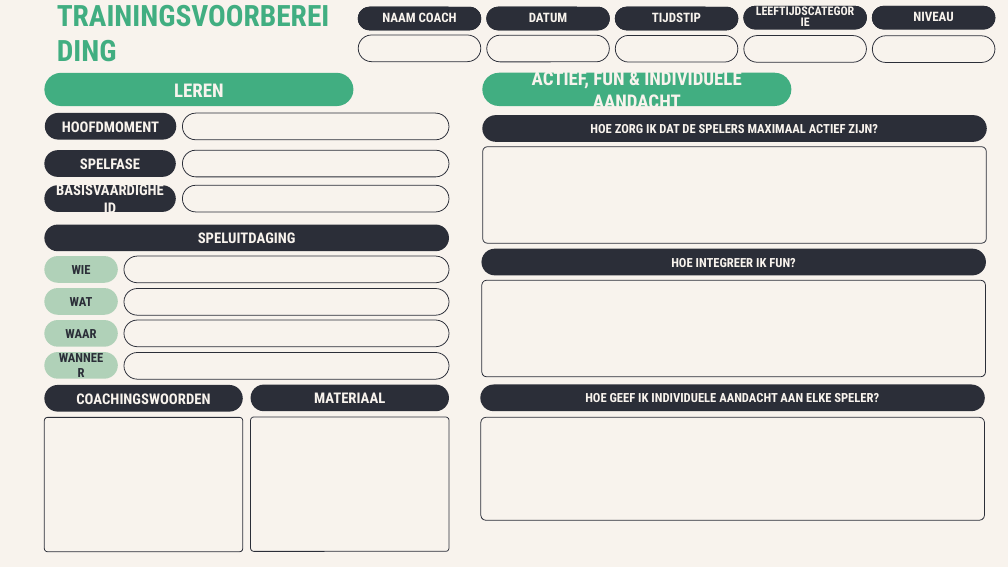
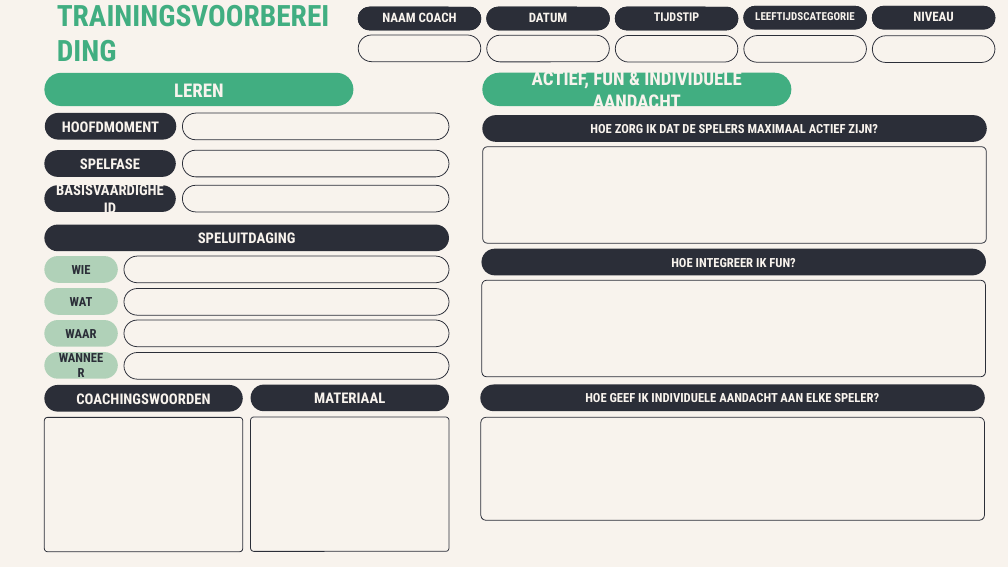
Before and after one commit to trosaurus/kfclennik, a slide deck: slide 2 of backend/assets/templates/training-kfc-template.pptx. Drawn at 1008x567 pixels with LibreOffice and Linux fonts; fonts in the diff are those of the drawing; background and template pictures are left out. Boxes give left, top, right and bottom in pixels: in the first picture for what was removed or moved away, otherwise in the second. Text is boxed around its words. In the diff, an @@ line names an element or a change of style, - is before the commit and + after.

```diff
--- a/backend/assets/templates/training-kfc-template.pptx
+++ b/backend/assets/templates/training-kfc-template.pptx
@@ text "TIJDSTIP" at (616,7,738,29): size 12.4 to 11.5 pt; line spacing 0.8 to 0.6 @@
@@ text "LEEFTIJDSCATEGORIE" at (744,6,867,29): size 11.4 to 10.5 pt; line spacing 0.8 to 0.6 @@
```
Also in this commit, not shown: 1 slide added, 2 slides removed, 7 other files.
